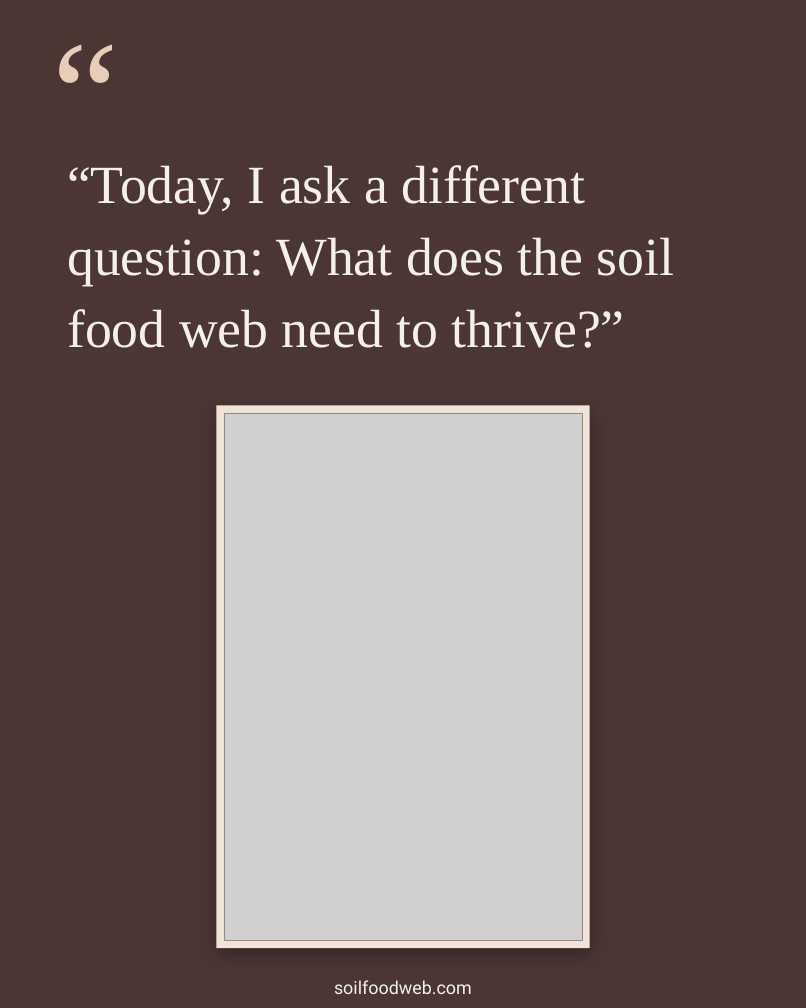
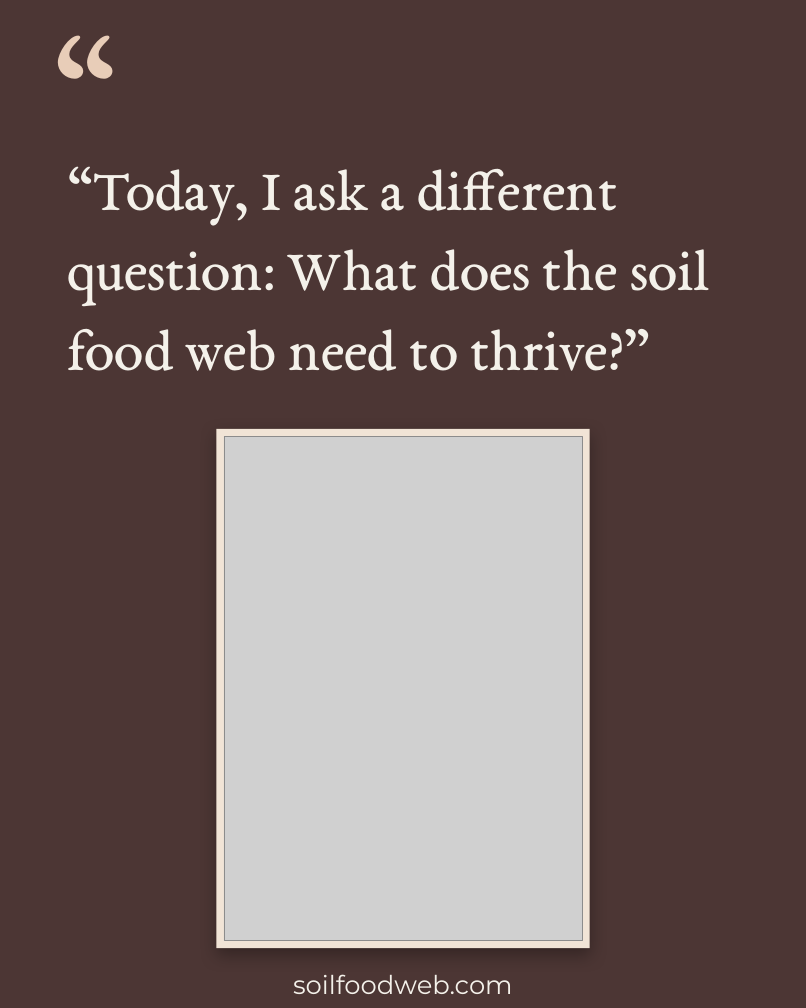
Before and after one commit to linneamoritznyc/SFW-SocialMedia, a slide deck: slide 3 of templates/posts/october/01-10-2026-thu-ig-soil-regenerators-boubacar-roots.pptx. Drawn at 806x1008 pixels with LibreOffice and Linux fonts; fonts in the diff are those of the drawing; grey boxes stand for pictures; background and template pictures are left out. Boxes give left, top, right and bottom in pixels: in the first picture for what was removed or moved away, otherwise in the second. Text is boxed around its words. In the diff, an @@ line names an element or a change of style, - is before the commit and + after.

```diff
--- a/templates/posts/october/01-10-2026-thu-ig-soil-regenerators-boubacar-roots.pptx
+++ b/templates/posts/october/01-10-2026-thu-ig-soil-regenerators-boubacar-roots.pptx
@@ text "“" at (x1=52, y1=30, x2=201, y2=179): font Times New Roman to EB Garamond @@
@@ text "“Today, I ask a different ..." at (x1=67, y1=166, x2=710, y2=371): size 54 to 60 pt, font Times New Roman to EB Garamond @@
@@ rectangle resized from (x1=216, y1=406, x2=590, y2=948) to (x1=216, y1=428, x2=590, y2=947) @@
@@ picture resized from (x1=224, y1=413, x2=582, y2=940) to (x1=224, y1=436, x2=582, y2=941) @@
@@ text "soilfoodweb.com" moved from (x1=334, y1=980, x2=472, y2=994) to (x1=293, y1=974, x2=513, y2=994) @@
@@ text "soilfoodweb.com" at (x1=293, y1=974, x2=513, y2=994): size 18 to 26 pt, font Roboto to Montserrat @@
```
Also in this commit, not shown: 10 other slides changed, 40 other files.
